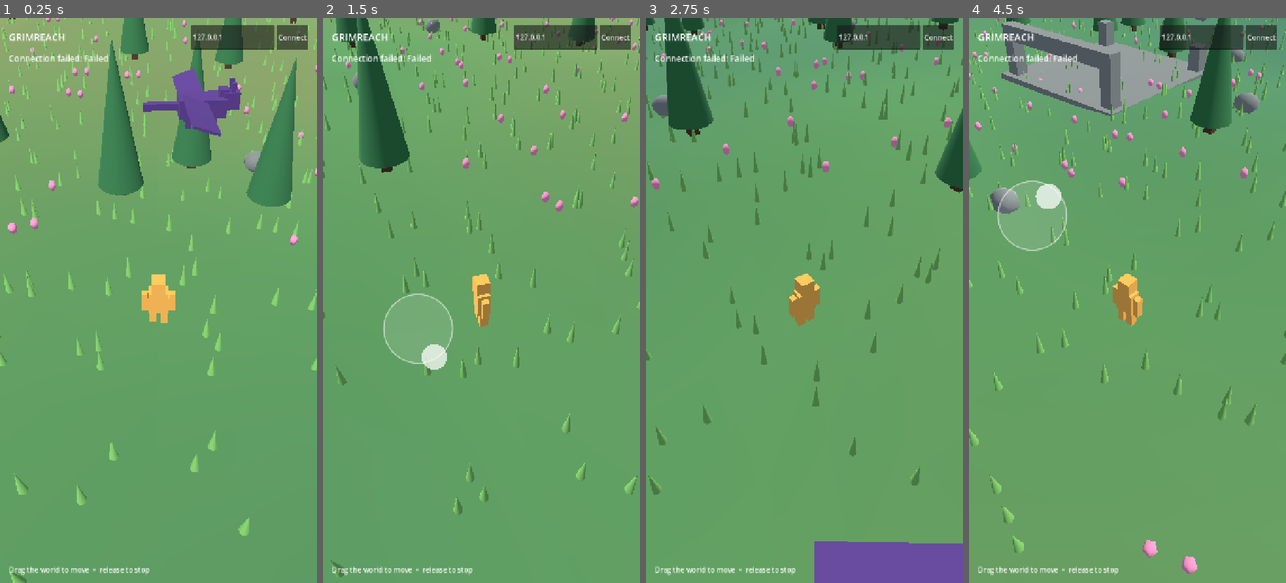
Above: before the commit, frames 1-4 (left to right).
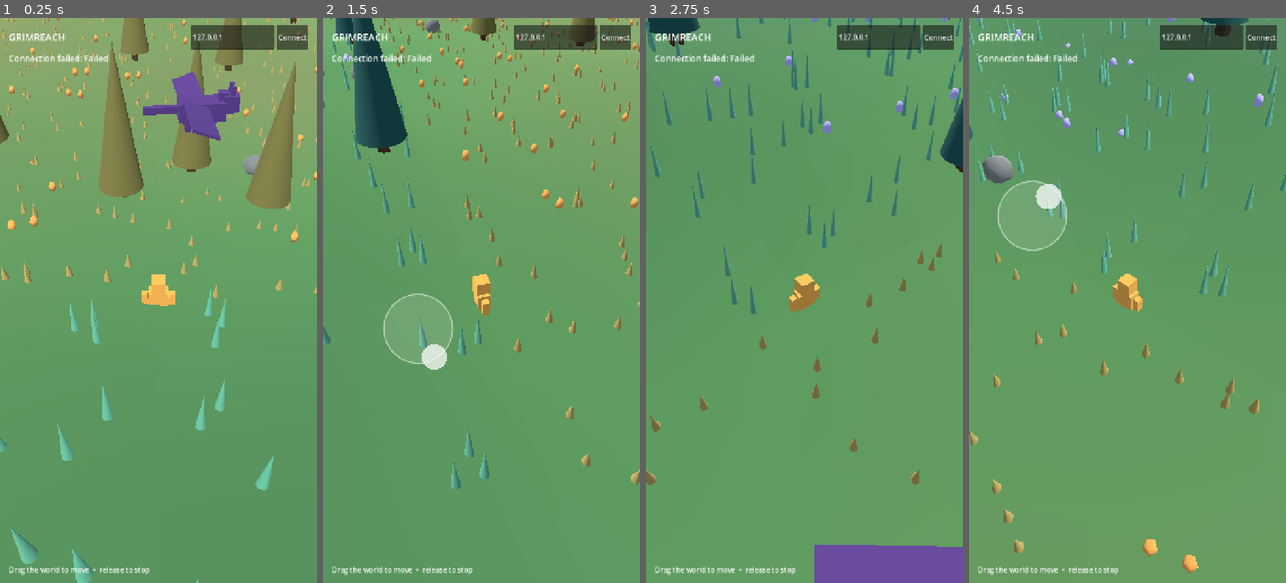
Above: after the commit, the same moments.

Repository: mozrin/grimreach
Game: Godot game, scene res://main.tscn
The game is run twice, just before and just after one commit, with the same random seed, the same clock (stepped at 60 frames per second) and the same inputs.
Inputs (mouse positions are in pixels of both pictures, inside the frame that each line leads up to):
- Up to frame 1 (0.25 s): no input
- Up to frame 2 (1.5 s): move the mouse to (551, 272) at 0.52 s; hold D 0.53-1.25 s; hold Q 0.53-1.25 s; click (551, 272) at 0.67 s; drag from (418, 328) to (465, 413) at 1.27 s
- Up to frame 3 (2.75 s): move the mouse to (836, 176) at 2.02 s; hold D from 2.03 s (still down); hold Q from 2.03 s (still down)
- Up to frame 4 (4.5 s): release D at 2.75 s; release Q at 2.75 s; drag from (1111, 413) to (1032, 215) at 2.77 s; move the mouse to (1222, 385) at 3.52 s; hold A 3.53-4.25 s; hold Q 3.53-4.25 s; drag from (1032, 215) to (1079, 159) at 4.27 s

The runs differ from the first frame. In frame 1, 12% of the frame differs, in the area x 0-100%, y 0-100%; in frame 2, 6.8%; in frame 3, 9.4%; in frame 4, 14%, in the area x 0-100%, y 0-99%.

Commit message:
feat(world): shape distinct ridges and climate regions
Add broad terrain relief and wet, meadow, and dry vegetation palettes. Extend the terrain smoke check to cover distant relief and all climate types.

Diff:
--- a/client/tests/terrain_smoke.gd
+++ b/client/tests/terrain_smoke.gd
@@ -8,6 +8,23 @@
 	root.add_child(terrain)
 	await process_frame
 	var origin_height: float = terrain.height_at(0.0, 0.0)
+	var lowest := INF
+	var highest := -INF
+	var biome_types := {}
+	for sample_z in range(-8, 9):
+		for sample_x in range(-8, 9):
+			var x := sample_x * 256.0
+			var z := sample_z * 256.0
+			var height: float = terrain.height_at(x, z)
+			lowest = minf(lowest, height)
+			highest = maxf(highest, height)
+			var climate_value: float = terrain.climate.get_noise_2d(x, z)
+			var biome := 0 if climate_value < -0.12 else (2 if climate_value > 0.12 else 1)
+			biome_types[biome] = true
+	if highest - lowest < 8.0 or biome_types.size() != 3:
+		push_error("Distant travel lacks distinct relief or biome climates")
+		quit(1)
+		return
 	if terrain.chunks.size() != 25:
 		push_error("Expected 25 nearby terrain regions at spawn")
 		quit(1)
--- a/client/world/terrain.gd
+++ b/client/world/terrain.gd
@@ -6,6 +6,7 @@
 const WORLD_SEED := 76341
 
 var elevation := FastNoiseLite.new()
+var ridge := FastNoiseLite.new()
 var climate := FastNoiseLite.new()
 var chunks := {}
 var center_chunk := Vector2i(2147483647, 2147483647)
@@ -16,6 +17,9 @@
 var flower_material := StandardMaterial3D.new()
 var grass_material := StandardMaterial3D.new()
 var dragon_material := StandardMaterial3D.new()
+var biome_leaves: Array[StandardMaterial3D] = []
+var biome_grass: Array[StandardMaterial3D] = []
+var biome_flowers: Array[StandardMaterial3D] = []
 var dragons: Array[Node3D] = []
 var wing_time := 0.0
 
@@ -25,6 +29,10 @@
 	elevation.frequency = 0.013
 	elevation.fractal_type = FastNoiseLite.FRACTAL_FBM
 	elevation.fractal_octaves = 3
+	ridge.seed = WORLD_SEED + 601
+	ridge.frequency = 0.0035
+	ridge.fractal_type = FastNoiseLite.FRACTAL_FBM
+	ridge.fractal_octaves = 2
 	climate.seed = WORLD_SEED + 117
 	climate.frequency = 0.0025
 	terrain_material.vertex_color_use_as_albedo = true
@@ -35,7 +43,29 @@
 	flower_material.albedo_color = Color(0.92, 0.54, 0.69)
 	grass_material.albedo_color = Color(0.45, 0.70, 0.35)
 	dragon_material.albedo_color = Color(0.32, 0.21, 0.48)
+	biome_leaves = [
+		_colored_material(Color(0.14, 0.33, 0.31)),
+		leaf_material,
+		_colored_material(Color(0.44, 0.43, 0.22)),
+	]
+	biome_grass = [
+		_colored_material(Color(0.35, 0.65, 0.51)),
+		grass_material,
+		_colored_material(Color(0.69, 0.61, 0.32)),
+	]
+	biome_flowers = [
+		_colored_material(Color(0.71, 0.67, 0.94)),
+		flower_material,
+		_colored_material(Color(0.94, 0.64, 0.30)),
+	]
 	update_around(Vector3.ZERO)
+
+
+func _colored_material(color: Color) -> StandardMaterial3D:
+	var material := StandardMaterial3D.new()
+	material.albedo_color = color
+	material.roughness = 1.0
+	return material
 
 
 func _process(delta: float) -> void:
@@ -52,7 +82,8 @@
 
 
 func height_at(x: float, z: float) -> float:
-	return elevation.get_noise_2d(x, z) * 2.8
+	var ridge_value := maxf(0.0, ridge.get_noise_2d(x, z) + 0.18)
+	return elevation.get_noise_2d(x, z) * 3.2 + ridge_value * ridge_value * 28.0
 
 
 func update_around(world_position: Vector3) -> void:
@@ -103,6 +134,9 @@
 
 
 func _populate_chunk(root: Node3D, key: Vector2i) -> void:
+	var climate_value := climate.get_noise_2d(key.x * CHUNK_SIZE + 24.0, key.y * CHUNK_SIZE + 24.0)
+	var biome := 0 if climate_value < -0.12 else (2 if climate_value > 0.12 else 1)
+	var grass_height := 0.9 if biome == 0 else (0.4 if biome == 2 else 0.65)
 	var trunks: Array[Transform3D] = []
 	var leaves: Array[Transform3D] = []
 	var stones: Array[Transform3D] = []
@@ -122,7 +156,7 @@
 				var shift_z := float(_hash(grid_x, grid_z, 80 + tuft) % 300) / 100.0 - 1.5
 				var tuft_x := x + shift_x
 				var tuft_z := z + shift_z
-				grass.append(Transform3D(Basis().scaled(Vector3(0.35, 0.65, 0.35)), Vector3(tuft_x, height_at(tuft_x, tuft_z) + 0.32, tuft_z)))
+				grass.append(Transform3D(Basis().scaled(Vector3(0.35, grass_height, 0.35)), Vector3(tuft_x, height_at(tuft_x, tuft_z) + grass_height * 0.5, tuft_z)))
 			if Vector2(x, z).length() < 7.0:
 				continue
 			if choice < tree_limit:
@@ -136,10 +170,10 @@
 						var offset := Vector3(petal * 0.9 - 0.45, 0, float(_hash(grid_x, grid_z, petal + 44) % 100) / 100.0)
 						flowers.append(Transform3D(Basis().scaled(Vector3(0.4, 0.6, 0.4)), place + offset + Vector3(0, 0.3, 0)))
 	_add_instances(root, _box_mesh(), trunk_material, trunks)
-	_add_instances(root, _cone_mesh(), leaf_material, leaves)
+	_add_instances(root, _cone_mesh(), biome_leaves[biome], leaves)
 	_add_instances(root, _rock_mesh(), stone_material, stones)
-	_add_instances(root, _flower_mesh(), flower_material, flowers)
-	_add_instances(root, _cone_mesh(), grass_material, grass)
+	_add_instances(root, _flower_mesh(), biome_flowers[biome], flowers)
+	_add_instances(root, _cone_mesh(), biome_grass[biome], grass)
 	if key == Vector2i.ZERO or (posmod(key.x, 7) == 0 and posmod(key.y, 7) == 0):
 		_add_ruin(root, key)
 	if key == Vector2i(0, -1) or (_hash(key.x, key.y, 91) % 31 == 0):
@@ -254,5 +288,6 @@
 	var dry := Color(0.61, 0.49, 0.31)
 	var color := wet.lerp(meadow, clampf((climate_value + 0.5) * 2.0, 0.0, 1.0))
 	color = color.lerp(dry, clampf(climate_value * 2.0, 0.0, 1.0))
+	color = color.lerp(Color(0.52, 0.53, 0.48), clampf((point.y - 5.0) / 12.0, 0.0, 0.7))
 	surface.set_color(color)
 	surface.add_vertex(point)
